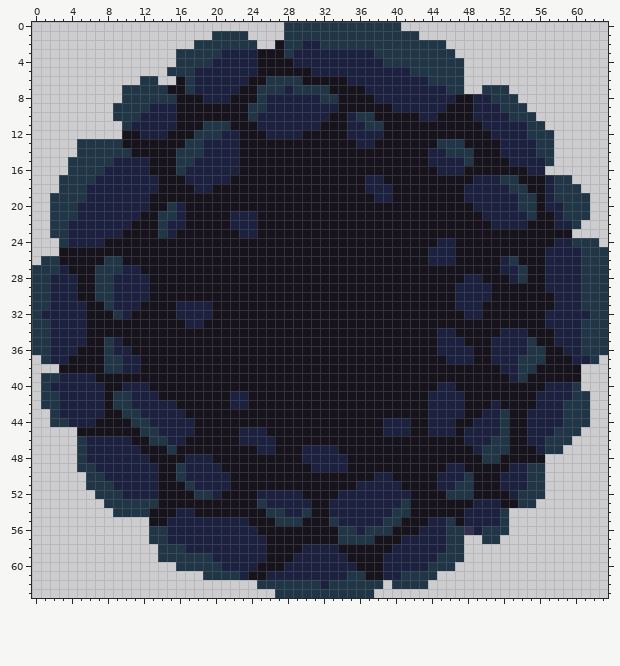
A pixel-art sprite gets an edit: Assets/Sprites/Objects/Caves/RollingBoulder.png. Above is the file before it was changed.
The file is 64x64 pixels.
New version:
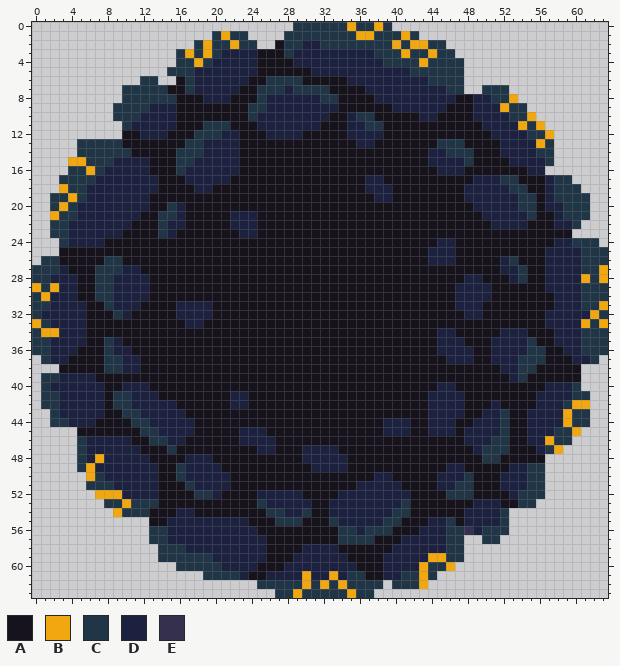
Palette (. is transparent): A #17131d  B #f1a710  C #203646  D #1b213f  E #35304d
The edit:
Changed rows in their new state; - is an unchanged pixel.
first column x 17:
 0 -----------.------B--B-.----
 1 ----B--------------BB---B---
 2 --B--B-----------------B-BB-
 3 B-B---------------------B--B
 4 -B------------------------B-
first column x 2:
 8 ---------------------------------------------------B----
 9 --------------------------------------------------B-----
10 -----------------------------------------------------B--
11 ----------------------------------------------------B-B-
12 -------------------------------------------------------B
13 ------------------------------------------------------B-
15 --BB----------------------------------------------------
16 ----B---------------------------------------------------
18 -B------------------------------------------------------
19 --B-----------------------------------------------------
20 -B------------------------------------------------------
21 B-------------------------------------------------------
first column x 0:
27 ---------------------------------------------------------------B
28 -------------------------------------------------------------B-B
29 B-B-------------------------------------------------------------
30 -B--------------------------------------------------------------
31 ---------------------------------------------------------------B
32 --------------------------------------------------------------B-
33 B------------------------------------------------------------B-B
34 -BB-------------------------------------------------------------
first column x 6:
42 ------------------------------------------------------BB
43 -----------------------------------------------------B--
44 -----------------------------------------------------B--
45 ------------------------------------------------------B-
46 ---------------------------------------------------B----
47 ----------------------------------------------------B---
48 -B------------------------------------------------------
49 B-------------------------------------------------------
50 B-------------------------------------------------------
52 -BBB----------------------------------------------------
53 ----B---------------------------------------------------
54 ---B----------------------------------------------------
first column x 29:
59 ---------------BB-
60 --------------B--B
61 -B--B---------B---
62 -B-B-B--------B---
63 B-----B-----------
